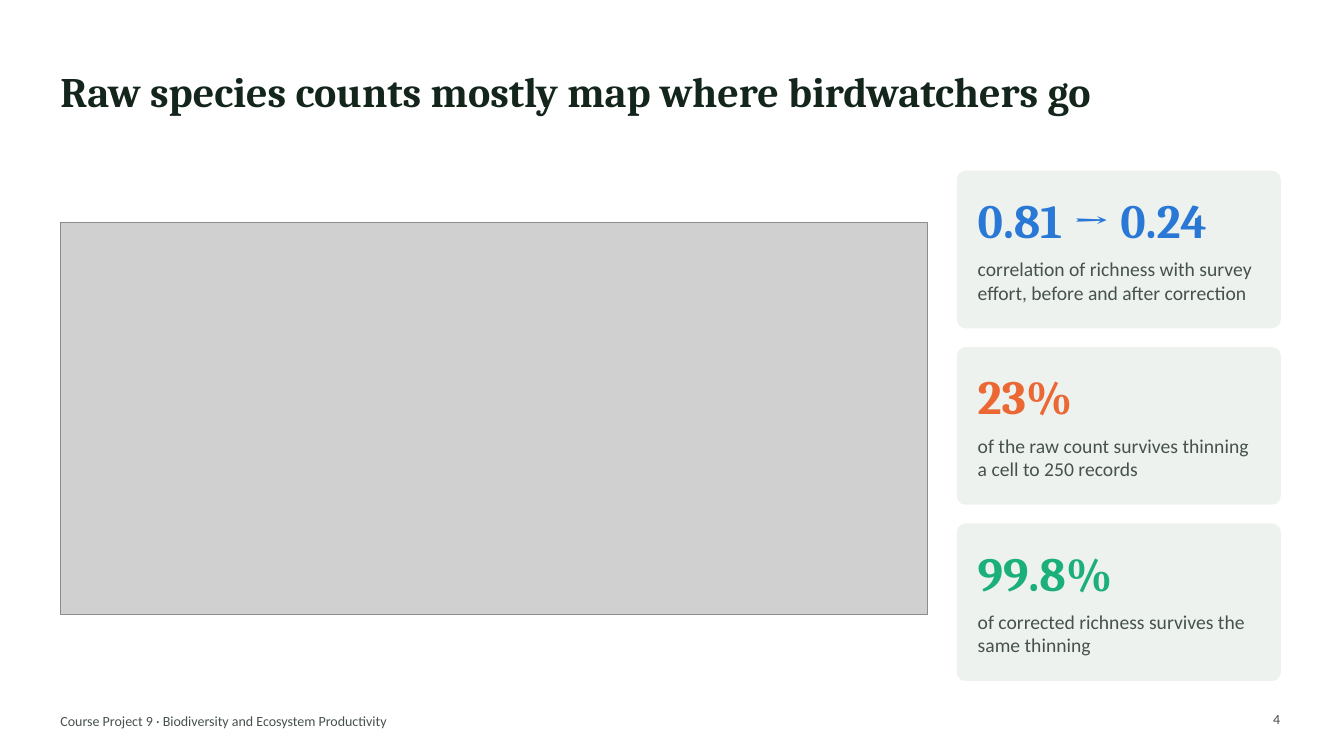
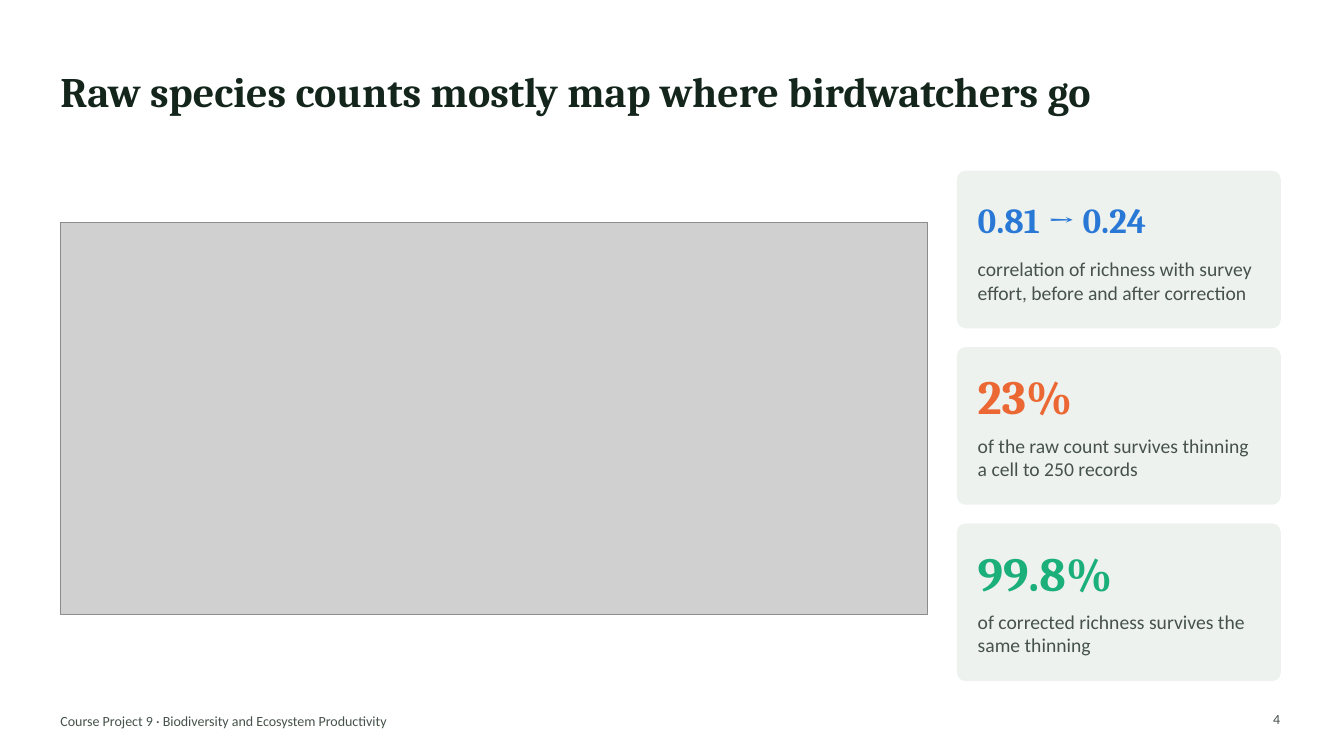
Before and after one commit to Devansh061105/Course-Project-EVST, a slide deck: slide 4 of presentation/Project9_Biodiversity_Productivity.pptx. Drawn at 1344x756 pixels with LibreOffice and Linux fonts; fonts in the diff are those of the drawing; grey boxes stand for pictures. Boxes give left, top, right and bottom in pixels: in the first picture for what was removed or moved away, otherwise in the second. Text is boxed around its words. In the diff, an @@ line names an element or a change of style, - is before the commit and + after.

```diff
--- a/presentation/Project9_Biodiversity_Productivity.pptx
+++ b/presentation/Project9_Biodiversity_Productivity.pptx
@@ text "0.81 → 0.24" at [978,209,1147,234]: size 34 to 25 pt @@
```
Also in this commit, not shown: 1 other slide changed, 3 slides added, 44 other files.
